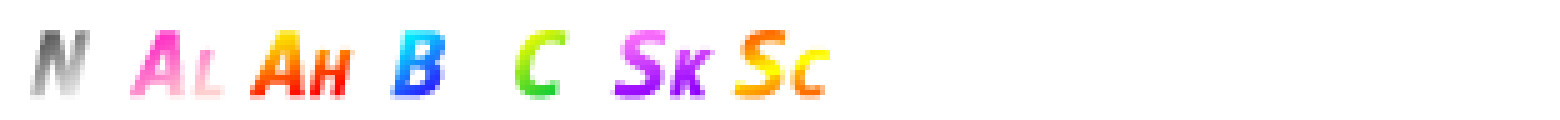
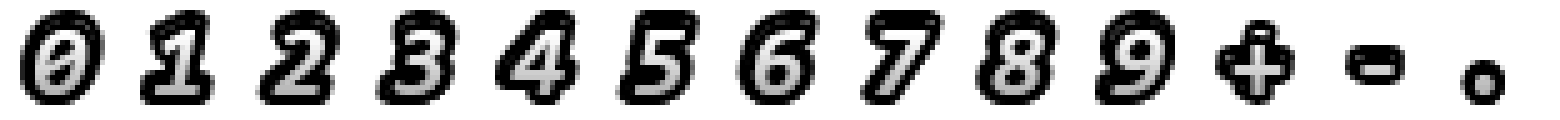
Layers edited between the first and the second w=1560, h=120 image:
added group "Medium" with 1 layers above "Big" over [35, 30, 1495, 95]
added layer "numbers" (1st of 2, in "Medium") in group "Medium" over [35, 30, 1495, 95]
showed group "Big" (1 layers) over [30, 10, 1495, 105]
showed "numbers" (2nd of 2, in "Big") over [30, 20, 1495, 95]
hid group "cancel" (7 layers) over [30, 30, 830, 100]
